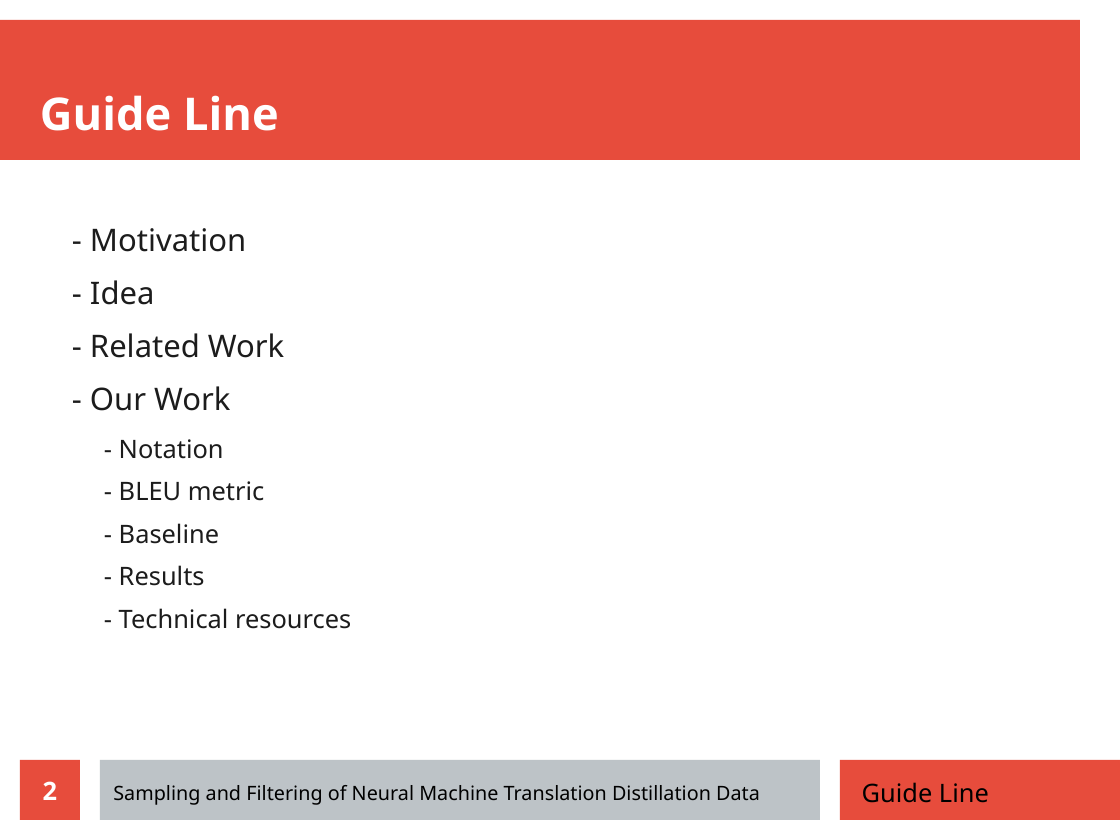
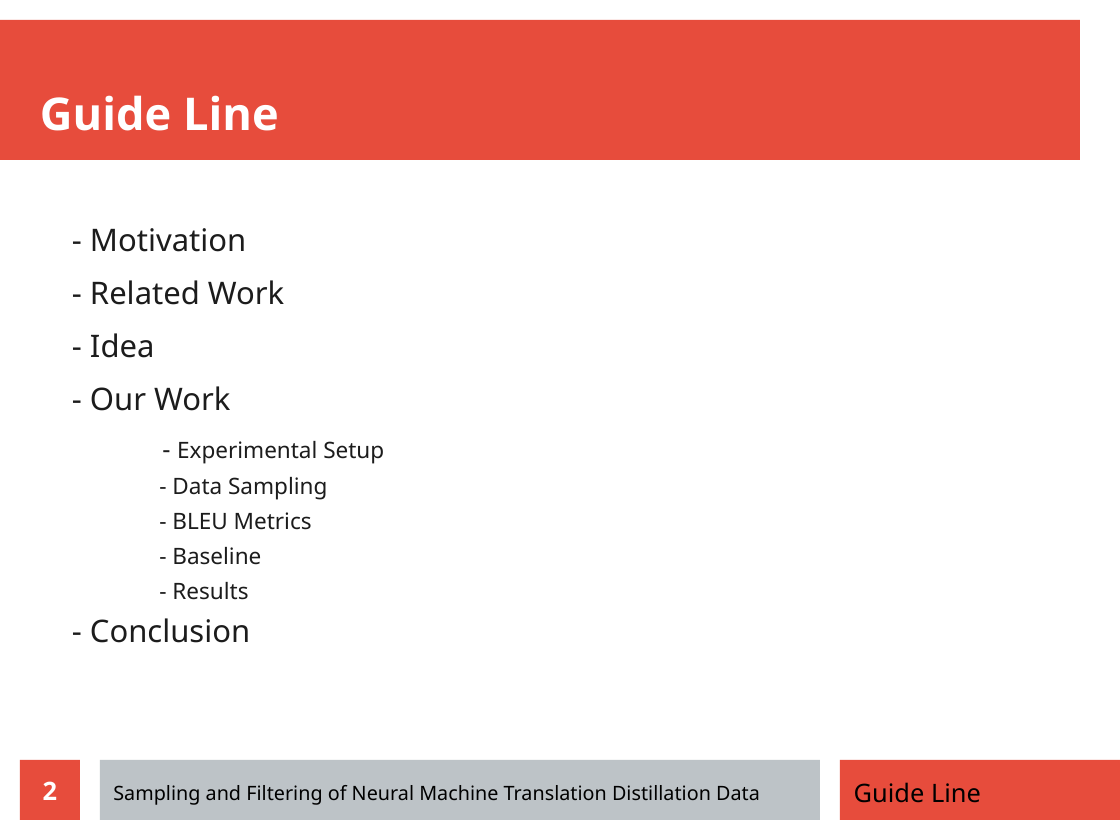
Before and after one commit to zouharvi/reference-mt-distill, a slide deck: slide 2 of meta/final_presentation.odp. Drawn at 1120x840 pixels with LibreOffice and Linux fonts; fonts in the diff are those of the drawing. Boxes give left, top, right and bottom in pixels: in the first picture for what was removed or moved away, otherwise in the second. Text is boxed around its words. In the diff, an @@ line names an element or a change of style, - is before the commit and + after.

Commit message:
Final Presentation: Update on Guide Line, Our Work, Conclusion slide added

```diff
--- a/meta/final_presentation.odp
+++ b/meta/final_presentation.odp
@@ text at <box>90,280,284,305</box>: paragraph added @@
+  - Related Work
@@ text at <box>90,333,284,358</box>: paragraph removed @@
-  - Related Work
@@ text at <box>172,441,384,530</box>: text changed; size 18 to 16 pt @@
-    - Notation
-    - BLEU metric
+      - Experimental Setup
+      - Data Sampling
+      - BLEU Metrics
@@ text at <box>172,547,261,600</box>: size 18 to 16 pt in "- Baseline", "- Results"; list level 3 to 4 in "- Baseline"; list level 3 to 4 in "- Results" @@
@@ text at <box>90,618,250,643</box>: text changed; size 18 to 22 pt @@
-    - Technical resources
+  - Conclusion
@@ text "Guide Line": place and size @@
-text "Guide Line" at <box>862,782,989,803</box>
+text "Guide Line" at <box>854,782,981,803</box>
```
Also in this commit, not shown: 14 other slides changed, 5 slides added.
